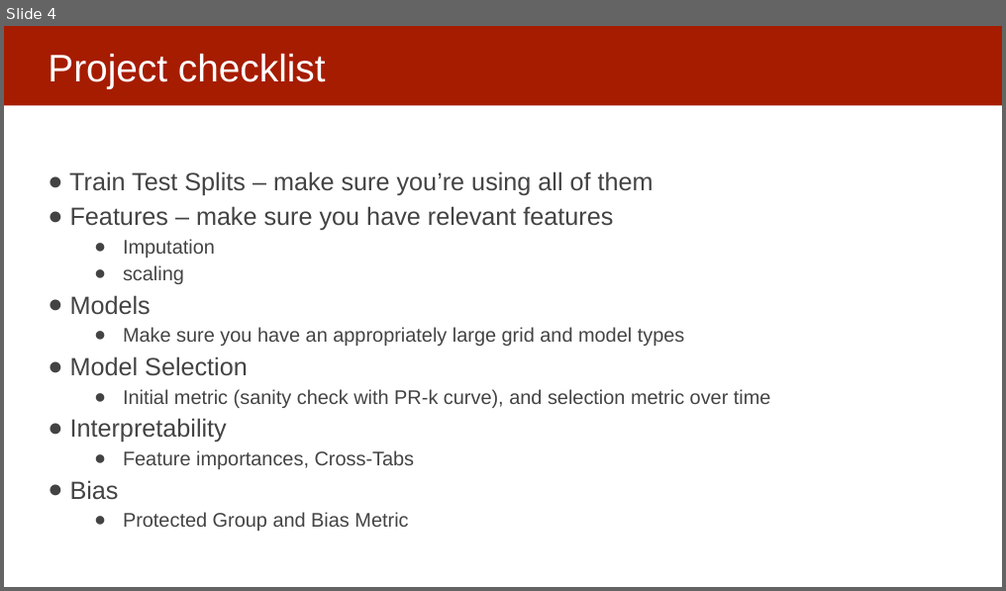
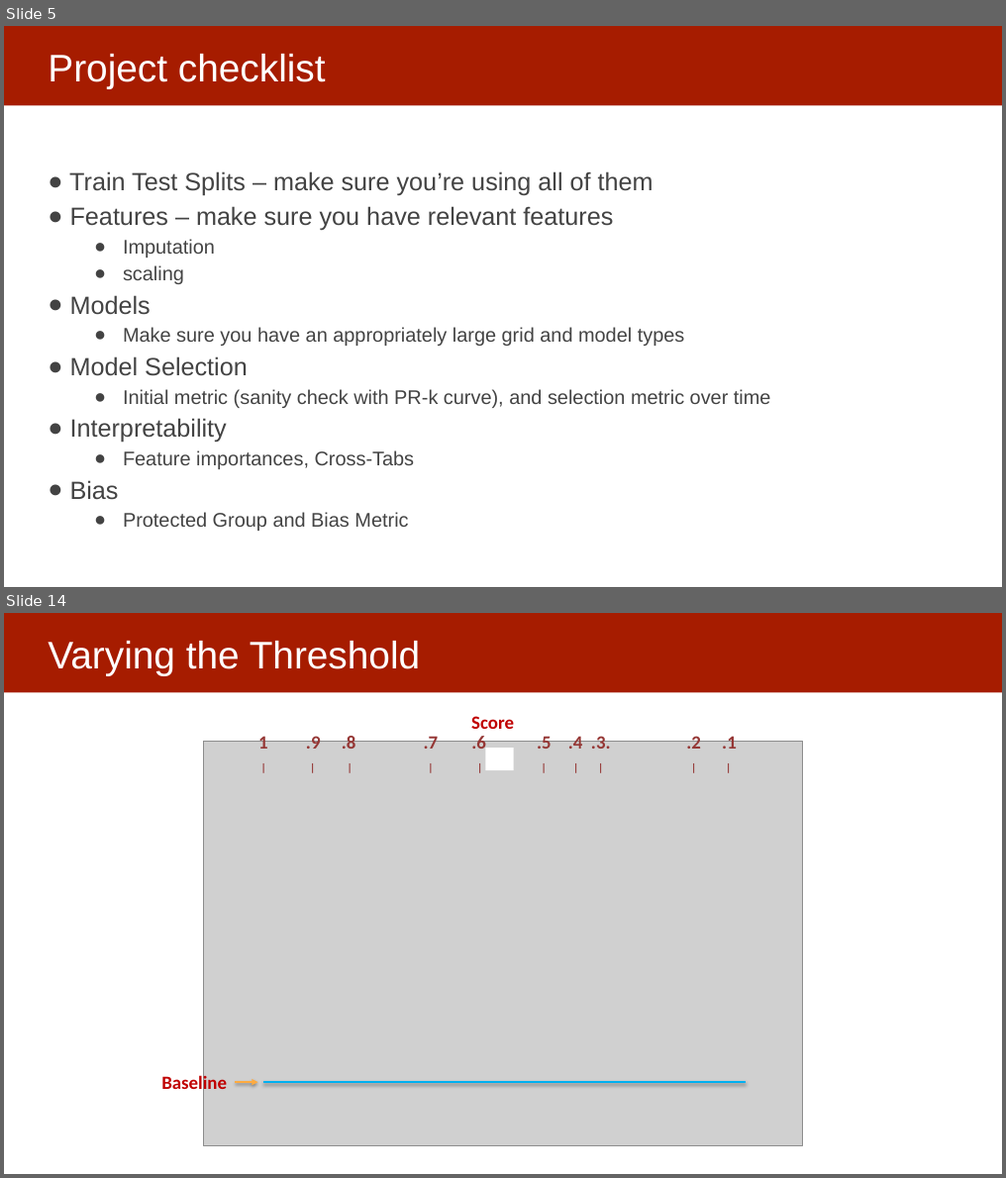
Before and after one commit to dssg/mlforpublicpolicylab, a slide deck: 14 - Presentations and Wrap-Up/causal inference.pptx. Shown one above the other, each under a label of ours: slide 4 before the commit, slides 5 and 14 after it; the slides between them are not shown. The pictures are 1006x591 and 1006x1178 pixels, drawn with LibreOffice and Linux fonts; fonts in the diff are those of the drawing; grey boxes stand for pictures. Boxes give left, top, right and bottom in pixels: in the first picture for what was removed or moved away, otherwise in the second. Text is boxed around its words. In the diff, an @@ line names an element or a change of style, - is before the commit and + after.

```diff
--- a/14 - Presentations and Wrap-Up/causal inference.pptx
+++ b/14 - Presentations and Wrap-Up/causal inference.pptx
@@ slide 14 added at box(4, 613, 1002, 1174), background #FFFFFF; not listed: 1 template element that a slide beside it also shows @@
@@ title added at box(48, 641, 420, 675), 37 pt, text #FFFFFF @@
+Varying the Threshold
@@ text added at box(471, 716, 514, 729), 18 pt, text #C00000, bold @@
+Score
@@ picture added at box(203, 741, 803, 1146) @@
@@ text added at box(258, 733, 737, 749), 18 pt, text #953735, bold @@
+1 .9 .8 .7 .6 .5 .4 .3. .2 .1
+| | | | | | | | | |
@@ rectangle added at box(485, 748, 514, 771), fill #FFFFFF @@
@@ text added at box(161, 1073, 227, 1094), 18 pt, text #C00000, bold @@
+Baseline
@@ arrow added from (236, 1082) to (257, 1082), #FFAB40 2 pt @@
@@ line added from (746, 1082) to (263, 1082), #00B0F0 2.25 pt @@
@@ what was slide 4 is now slide 5 @@
```
Also in this commit, not shown: 3 slides changed, 19 other slides added.
